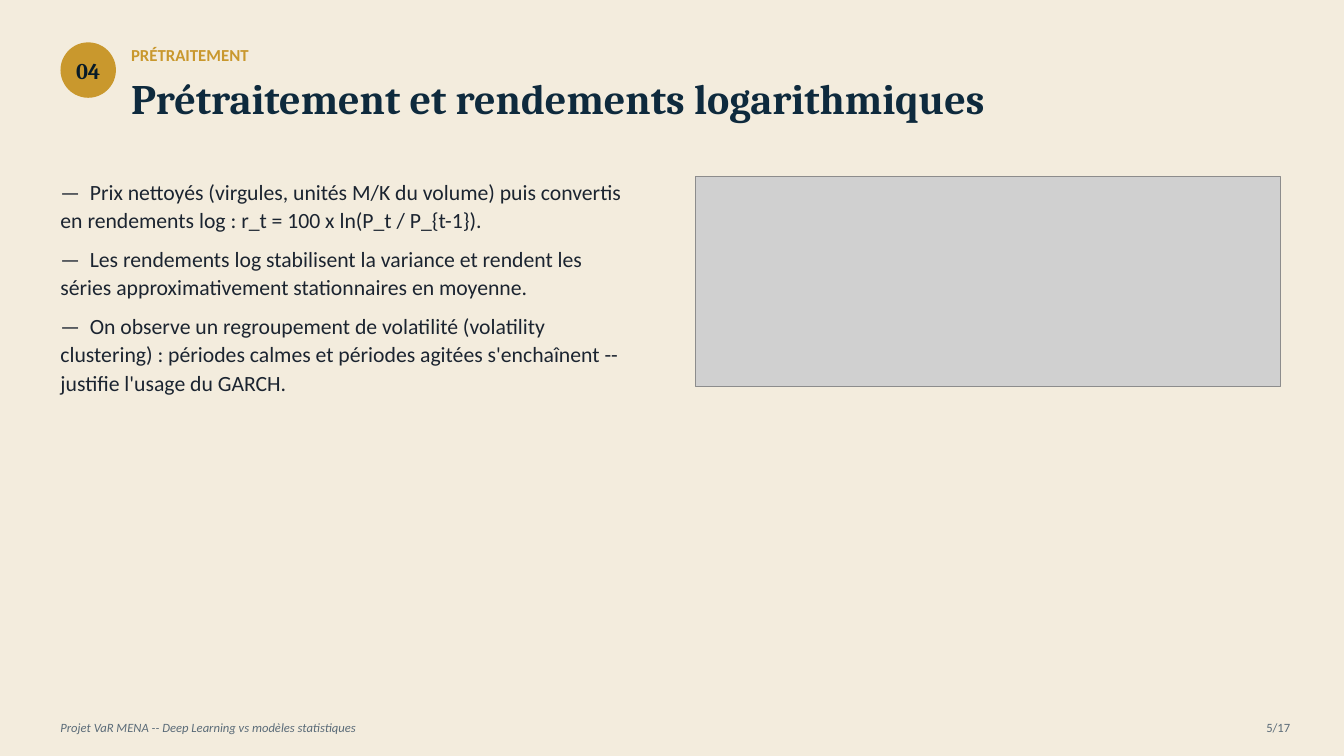
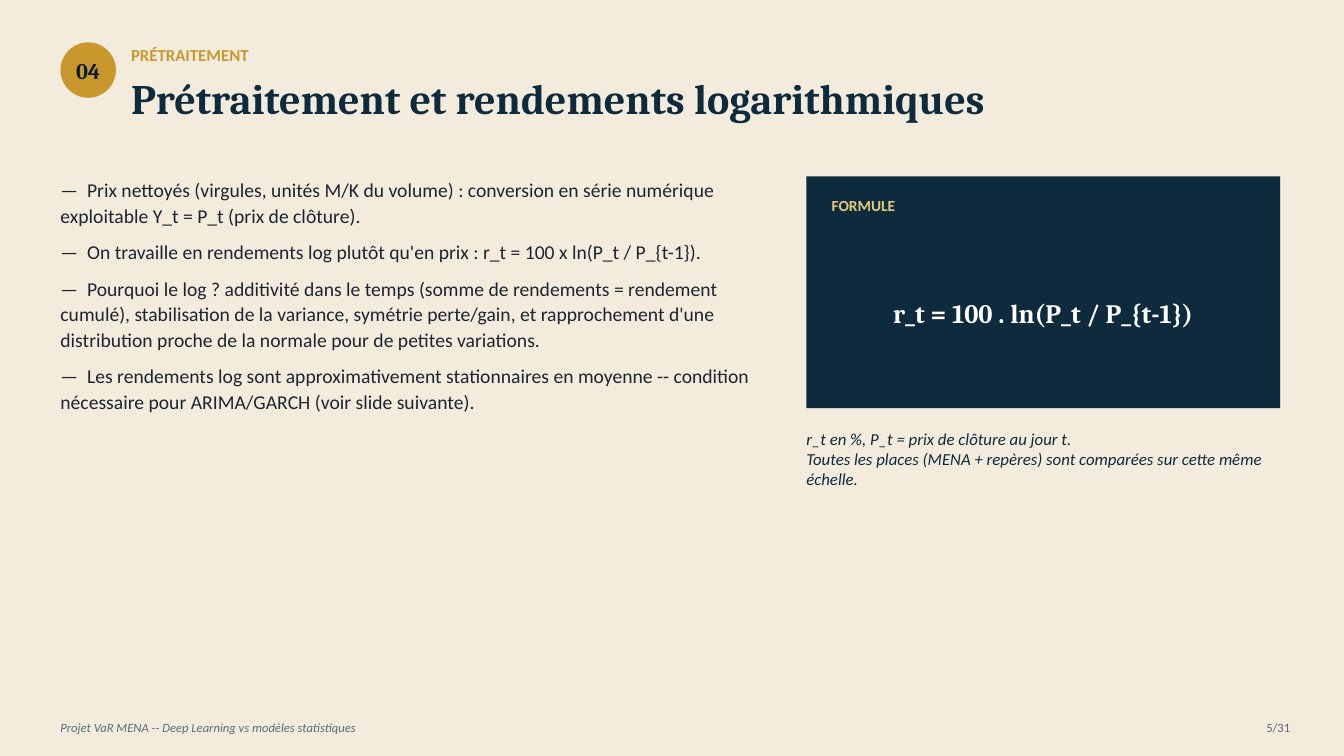
Before and after one commit to AhmedBenArfa/Projet-MENA-Series-temporelles, a slide deck: slide 5 of presentation/VaR_MENA.pptx. Drawn at 1344x756 pixels with LibreOffice and Linux fonts; fonts in the diff are those of the drawing; grey boxes stand for pictures. Boxes give left, top, right and bottom in pixels: in the first picture for what was removed or moved away, otherwise in the second. Text is boxed around its words. In the diff, an @@ line names an element or a change of style, - is before the commit and + after.

Commit message:
Presentation detaillee : explications series temporelles + email corrige
Passage de 17 a 31 slides pour expliquer en detail chaque notion de
series temporelles utilisee dans le pipeline (decomposition, stationnarite,
ADF/KPSS, ACF/PACF, operateur retard, ARIMA/SARIMA, ARCH/GARCH, ML/DL,
VaR BHS, backtesting Kupiec/Christoffersen/Bale). Ajout de 3 figures
(ACF/PACF, decomposition illustrative, volatilite conditionnelle GARCH).
Correction de l'adresse email de contact.

```diff
--- a/presentation/VaR_MENA.pptx
+++ b/presentation/VaR_MENA.pptx
@@ picture removed at <box>696,176,1280,387</box> @@
@@ rectangle added at <box>807,176,1280,408</box>, fill #0E2A3D @@
@@ text at <box>60,183,749,412</box>: text changed; size 15.5 to 14 pt @@
-— Prix nettoyés (virgules, unités M/K du volume) puis convertis en rendements log : r_t = 100 x ln(P_t / P_{t-1}).
-— Les rendements log stabilisent la variance et rendent les séries approximativement stationnaires en moyenne.
-— On observe un regroupement de volatilité (volatility clustering) : périodes calmes et périodes agitées s'enchaînent -- justifie l'usage du GARCH.
+— Prix nettoyés (virgules, unités M/K du volume) : conversion en série numérique exploitable Y_t = P_t (prix de clôture).
+— On travaille en rendements log plutôt qu'en prix : r_t = 100 x ln(P_t / P_{t-1}).
+— Pourquoi le log ? additivité dans le temps (somme de rendements = rendement cumulé), stabilisation de la variance, symétrie perte/gain, et rapprochement d'une distribution proche de la normale pour de petites variations.
+— Les rendements log sont approximativement stationnaires en moyenne -- condition nécessaire pour ARIMA/GARCH (voir slide suivante).
@@ text added at <box>832,201,896,211</box>, 11 pt, text #E7C97E, bold @@
+FORMULE
@@ text added at <box>893,303,1193,328</box>, 19 pt, text #FFFFFF, bold @@
+r_t = 100 . ln(P_t / P_{t-1})
@@ text added at <box>806,433,1262,485</box>, 12 pt, text #0E2A3D, italic @@
+r_t en %, P_t = prix de clôture au jour t.
+Toutes les places (MENA + repères) sont comparées sur cette même échelle.
@@ text at <box>1266,723,1290,732</box>: text changed @@
-5/17
+5/31
```
Also in this commit, not shown: 16 other slides changed, 14 slides added, 4 other files.
